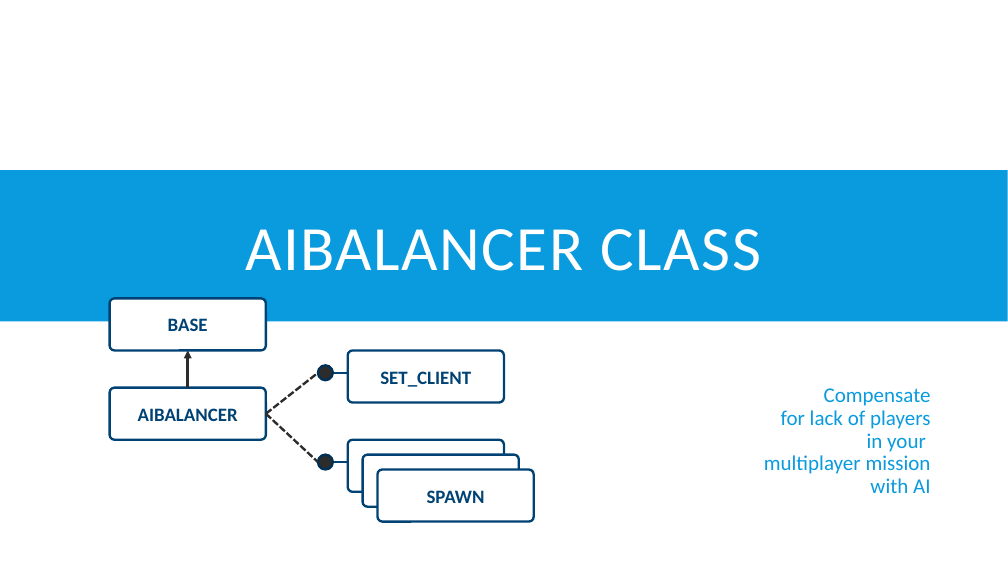
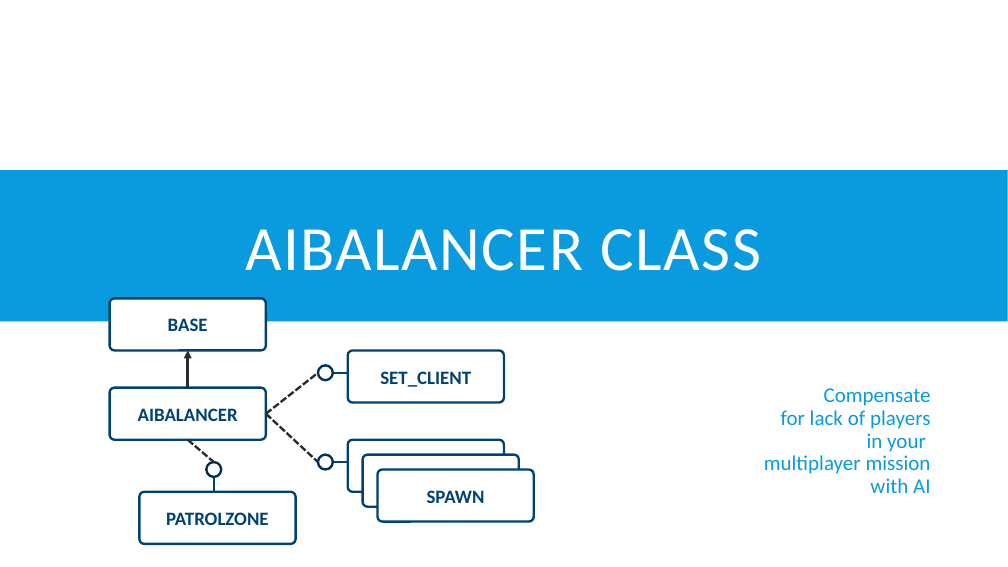
Before and after one commit to FlightControl-Master/MOOSE, a slide deck: slide 2 of Moose Training/Presentations/DCS World - MOOSE - AI Balancer.pptx. Drawn at 1008x567 pixels with LibreOffice and Linux fonts; fonts in the diff are those of the drawing; background and template pictures are left out. Boxes give left, top, right and bottom in pixels: in the first picture for what was removed or moved away, otherwise in the second. Text is boxed around its words. In the diff, an @@ line names an element or a change of style, - is before the commit and + after.

Commit message:
Finalized the AIBALANCER class + PATROLZONE class

```diff
--- a/Moose Training/Presentations/DCS World - MOOSE - AI Balancer.pptx
+++ b/Moose Training/Presentations/DCS World - MOOSE - AI Balancer.pptx
@@ ellipse at [318,365,333,380]: fill #2C2C2C to #FFFFFF @@
@@ line added from (188, 440) to (214, 462), #2C2C2C 2.25 pt dashed @@
@@ ellipse added at [206,462,222,477], fill #FFFFFF, outline #003156 2.25 pt @@
@@ line added from (214, 492) to (214, 477), #004274 2.25 pt @@
@@ ellipse at [318,454,333,470]: fill #2C2C2C to #FFFFFF @@
@@ rounded rectangle added at [139,492,296,544], fill #FFFFFF, outline #004274 2.25 pt, 18 pt, text #004274, bold @@
+PATROLZONE
```
Also in this commit, not shown: 11 other slides changed, 16 slides added, 12 slides removed, 31 other files.
